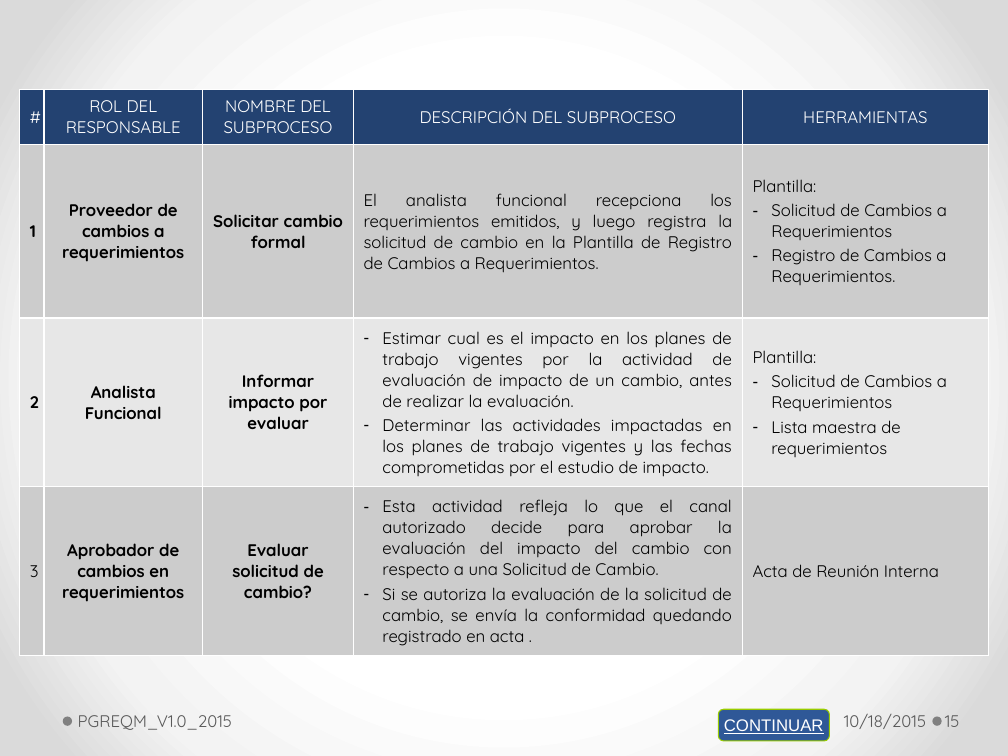
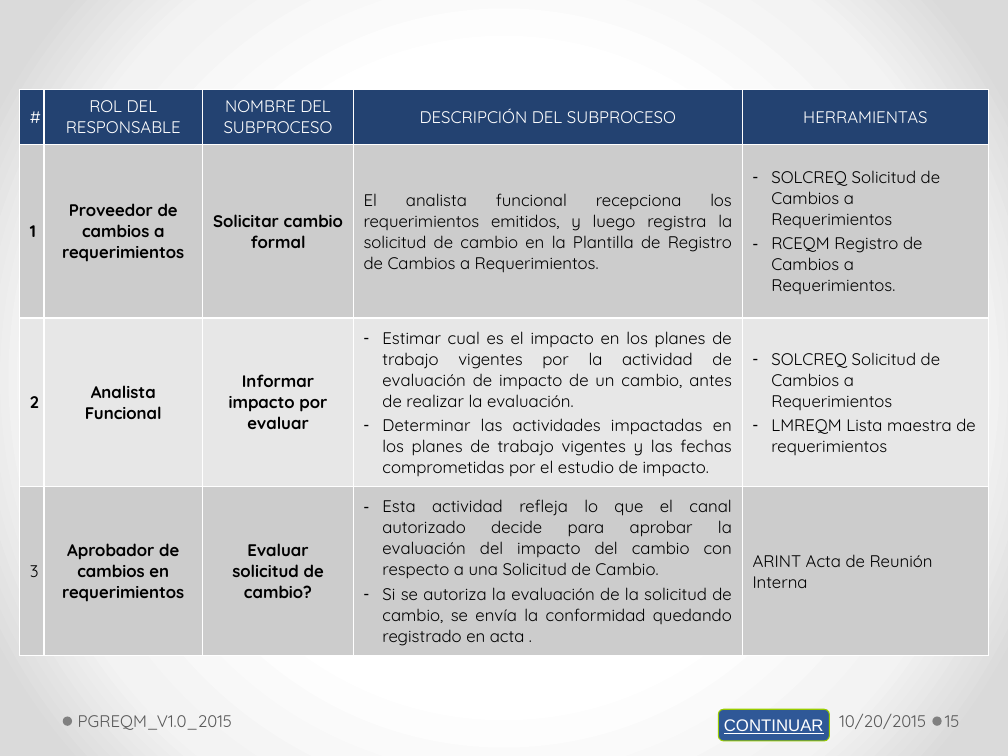
Before and after one commit to lowrider80/UTP-GPS-ALARM, a slide deck: slide 15 of Area_de_Proceso-_REQM/PGREQM/PGREQM_V1.0_2015.pptx. Drawn at 1008x756 pixels with LibreOffice and Linux fonts; fonts in the diff are those of the drawing. Boxes give left, top, right and bottom in pixels: in the first picture for what was removed or moved away, otherwise in the second. Text is boxed around its words. In the diff, an @@ line names an element or a change of style, - is before the commit and + after.

Commit message:
Plan de Gestión de Requerimientos

```diff
--- a/Area_de_Proceso-_REQM/PGREQM/PGREQM_V1.0_2015.pptx
+++ b/Area_de_Proceso-_REQM/PGREQM/PGREQM_V1.0_2015.pptx
@@ table at bbox=[20, 90, 989, 662] @@
-row 2, column 5: Plantilla: / Solicitud de Cambios a Requerimientos / Registro de Cambios a Requerimientos.
+row 2, column 5: SOLCREQ Solicitud de Cambios a Requerimientos / RCEQM Registro de Cambios a Requerimientos.
-row 3, column 5: Plantilla: / Solicitud de Cambios a Requerimientos / Lista maestra de requerimientos
+row 3, column 5: SOLCREQ Solicitud de Cambios a Requerimientos / LMREQM Lista maestra de requerimientos
-row 4, column 5: Acta de Reunión Interna
+row 4, column 5: ARINT Acta de Reunión Interna
@@ text at bbox=[839, 714, 926, 729]: text changed @@
-10/18/2015
+10/20/2015
```
Also in this commit, not shown: 18 other slides changed.
